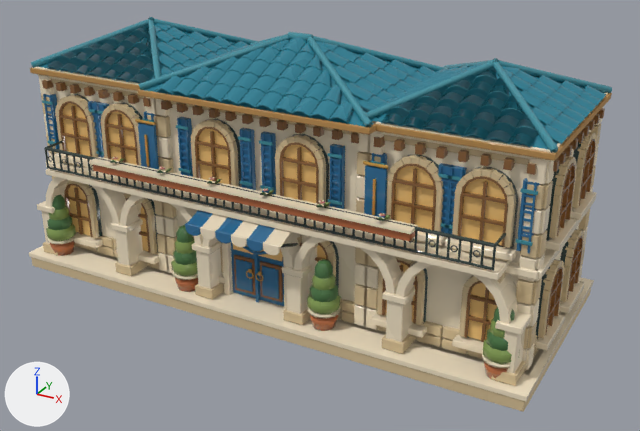
What one commit did to the glTF model art/blender-city/models/harbor/skyscraper_1/model.glb.
Rendered twice from a 50 mm lens placed at (1.63, -2.82, 1.71), pointed at (0.1, -0.04, 0.32). Arrows for +X, +Y and +Z are at lower left; the lights stay in place. The older version comes first. Where no turn or scale is listed for an object, it has been applied to the vertices. Vertices at exactly the same position are counted once.

Names of what the first picture shows: 'harbor_skyscraper_1_geometry'.
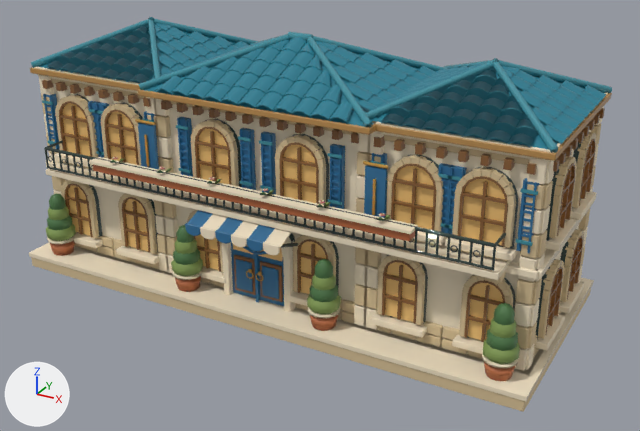
The change in detail:
me_harbor_skyscraper_1_mesh is used by ob_harbor_skyscraper_1_geometry; location (0.0, 0.0, 0.0).
me_harbor_skyscraper_1_mesh had 30672 vertices, 55572 faces and spanned x -1.07..1.07, y -0.51..0.51, z 0.0..1.02.
me_harbor_skyscraper_1_mesh now has 29964 vertices, 54060 faces and spans x -1.07..1.07, y -0.51..0.51, z 0.0..1.02.
me_harbor_skyscraper_1_mesh part 1: 15 loose pieces with 548 vertices, spanning x -1.02..1.02, y -0.43..-0.28, z 0.06..0.46, are deleted.
Part 2, on me_harbor_skyscraper_1_mesh:
64 vertices are removed from x -0.25..0.25, y -0.36..-0.31, z 0.06..0.44.
154 faces are deleted.
4 vertices move within x -0.24..0.24, y -0.32, z 0.06.
34 new faces join them, mat_harbor_skyscraper_1___solid.
Part 3, on me_harbor_skyscraper_1_mesh:
48 vertices are removed from x -1.03..-0.94, y -0.43..-0.28, z 0.06..0.28.
100 faces are deleted.
1 vertex moves within x -0.96, y -0.41, z 0.27.
12 new faces join them, mat_harbor_skyscraper_1___water_foliage.
Part 4, on me_harbor_skyscraper_1_mesh:
48 vertices are removed from x 0.94..1.03, y -0.43..-0.28, z 0.06..0.28.
100 faces are deleted.
1 vertex moves within x 0.96, y -0.41, z 0.27.
12 new faces join them, mat_harbor_skyscraper_1___water_foliage.
me_harbor_skyscraper_1_mesh part 5: 52801 kept faces spanning x -1.07..1.07, y -0.51..0.51, z 0.0..1.02 get new texture (UV) coordinates.

Pixel boxes [x1, y1, x2, y2] of what changed, in the pictures (640 x 431 px):
part 1 of me_harbor_skyscraper_1_mesh, deleted
    before: [43, 166, 526, 386]
part 2 of me_harbor_skyscraper_1_mesh, cut back
    before: [302, 235, 317, 296]
    after: [209, 280, 308, 311]
part 3 of me_harbor_skyscraper_1_mesh, cut back
    before: [37, 201, 66, 244]
    after: [49, 203, 61, 220]
part 4 of me_harbor_skyscraper_1_mesh, cut back
    before: [491, 312, 532, 374]
    after: [491, 316, 510, 338]
part 5 of me_harbor_skyscraper_1_mesh, surface changed
    both: [46, 25, 612, 381]
